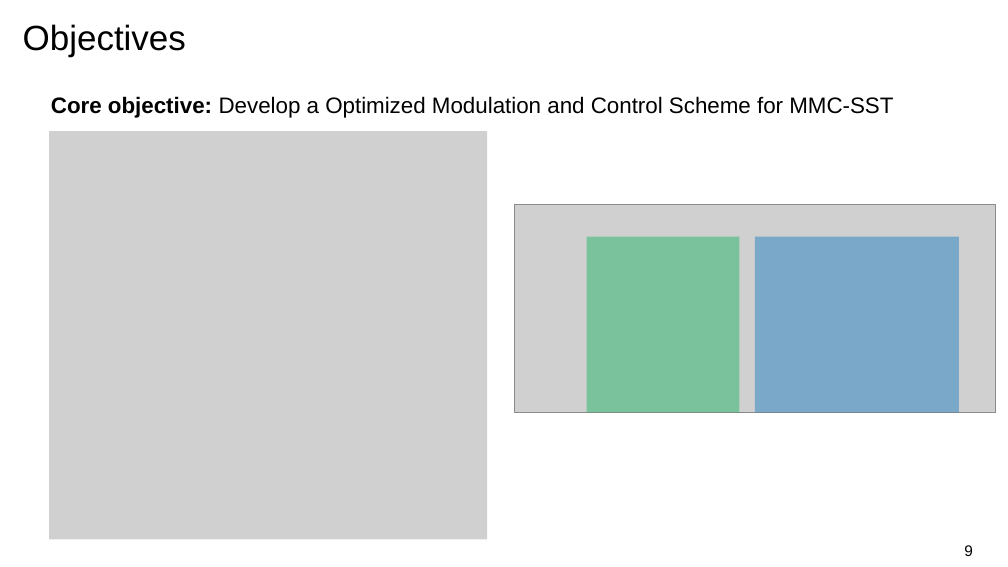
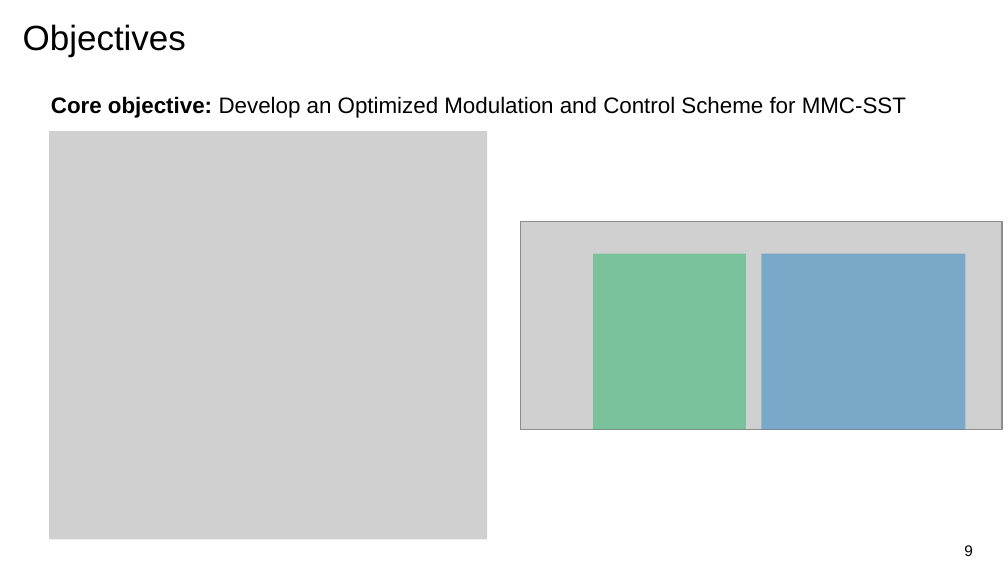
Before and after one commit to labourer-Lucas/master-thesis-SST-for-data-center, a slide deck: slide 9 of report/Initial report .pptx. Drawn at 1008x567 pixels with LibreOffice and Linux fonts; fonts in the diff are those of the drawing; grey boxes stand for pictures; background and template pictures are left out. Boxes give left, top, right and bottom in pixels: in the first picture for what was removed or moved away, otherwise in the second. Text is boxed around its words. In the diff, an @@ line names an element or a change of style, - is before the commit and + after.

```diff
--- a/report/Initial report .pptx
+++ b/report/Initial report .pptx
@@ text at [51, 96, 906, 118]: text changed @@
-Core objective: Develop a Optimized Modulation and Control Scheme for MMC-SST
+Core objective: Develop an Optimized Modulation and Control Scheme for MMC-SST
@@ 2 rectangles, 1 picture: place and size @@
-2 rectangles, 1 picture at [514, 204, 995, 413]
+2 rectangles, 1 picture at [521, 221, 1002, 430]
```
Also in this commit, not shown: 7 other slides changed, 59 other files.
